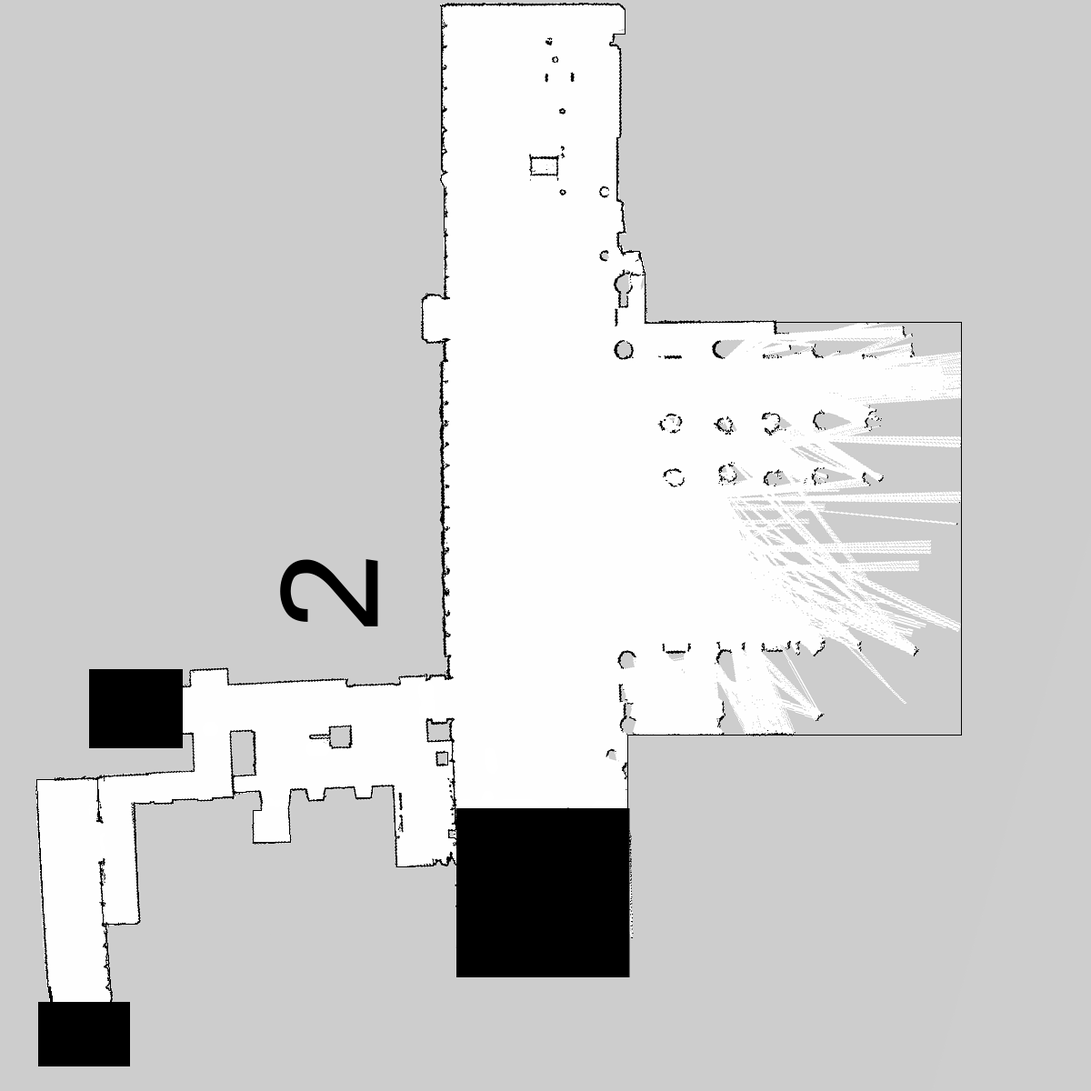
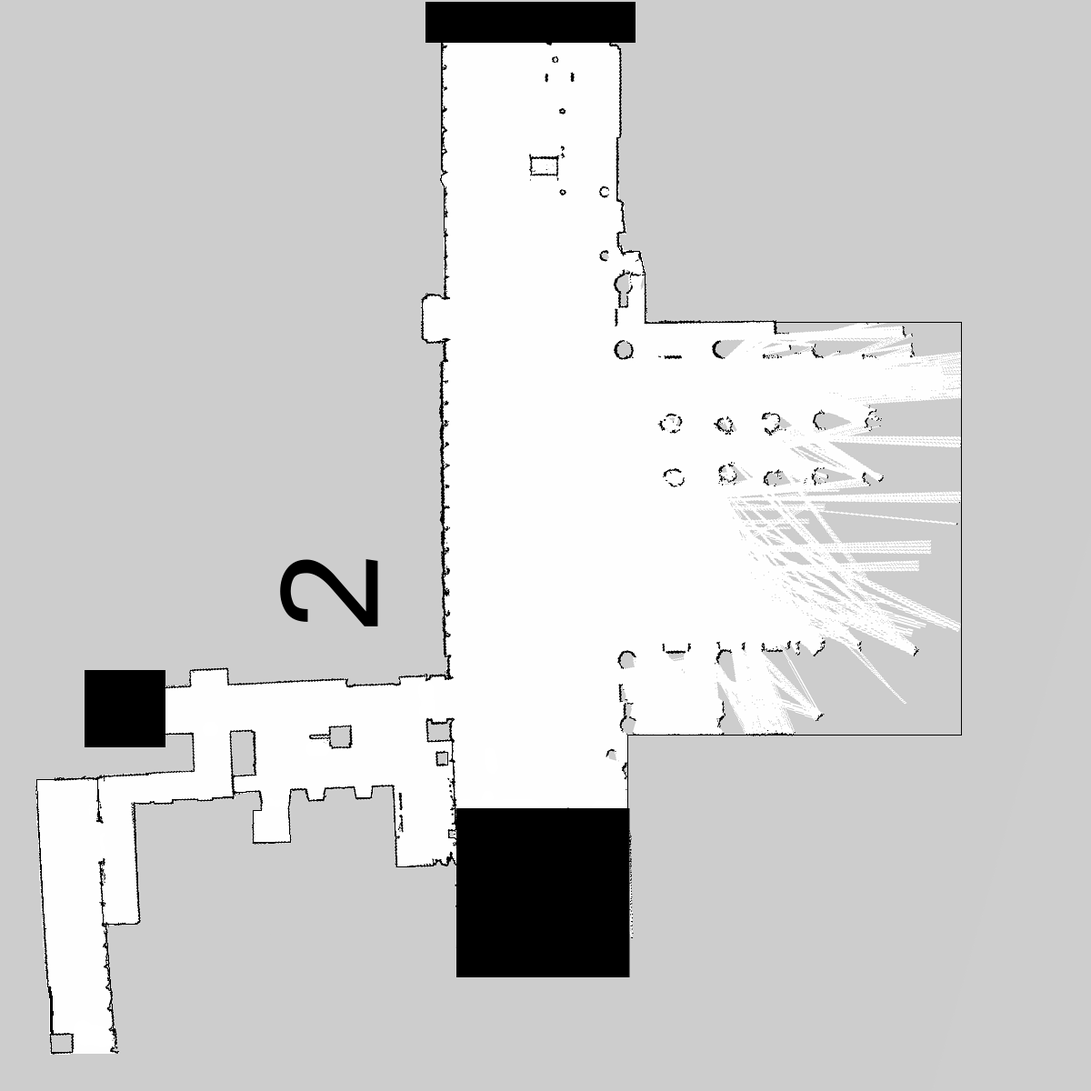
Layer changes from the first 1091x1091 image to the second:
removed layer "変形" over [89, 669, 183, 749]
painted on "keepout" over [38, 1, 636, 1067]
